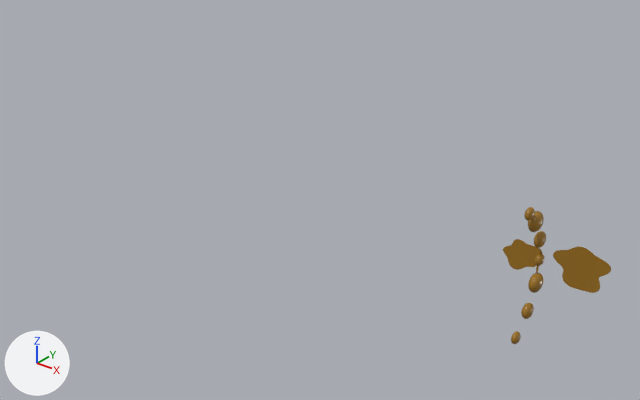
The glTF model models/main_shaft/fault_grease_leak.glb: old version first, new version second.
Rendered twice from a 50 mm lens placed at (1.9, -3.42, 2.33), pointed at (-1.2, 0.45, -0.07). Lighting does not change. The marker at lower left points along +X, +Y and +Z. The picture after the commit comes second. Vertices at exactly the same position are counted once.

The scene before the commit, as lines of its bpy script (objects in view):
```python
me_sphere = bpy.data.meshes.new('Sphere')
me_sphere.from_pydata(...)  # 3638 vertices, 7236 faces; spans x -0.21..0.262, y -0.041..0.535, z -0.035..0.767
me_sphere.materials.append(mat_grease)  # brown #9e731f
ob_fault_grease_leak = bpy.data.objects.new('fault_grease_leak', me_sphere)
ob_fault_grease_leak.location = (0.27, 0.265, -0.364)
```
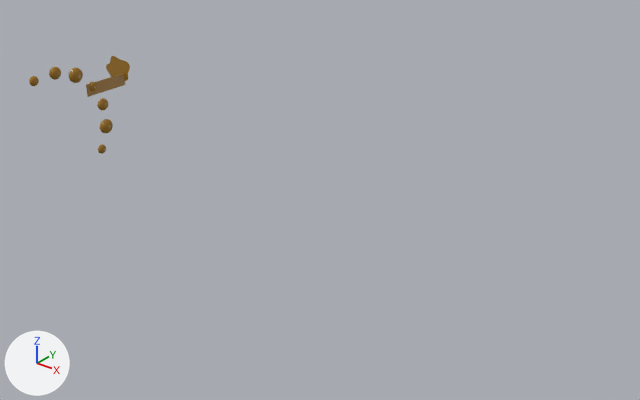
The change, as a diff of the scene's bpy script:
```diff
--- a/models/main_shaft/fault_grease_leak.glb.py
+++ b/models/main_shaft/fault_grease_leak.glb.py
@@ me_sphere @@
 # used by ob_fault_grease_leak; location = (0.27, 0.265, -0.364)
-me_sphere.from_pydata(...)  # 3638 vertices, 7236 faces; spans x -0.21..0.262, y -0.041..0.535, z -0.035..0.767
+me_sphere.from_pydata(...)  # 3510 vertices, 6984 faces; spans x -0.197..0.079, y -0.035..0.764, z -0.692..0.057
+# me_sphere part 1: the loose piece of 482 vertices spanning x -0.027..0.027, y 0.064..0.154, z 0.068..0.158 is moved by (0.0, 0.066, -0.1)
+# me_sphere part 2: the loose piece of 482 vertices spanning x -0.033..0.033, y 0.117..0.227, z 0.201..0.311 is moved by (0.0, 0.168, -0.3)
+# me_sphere part 3: the loose piece of 482 vertices spanning x -0.021..0.021, y 0.149..0.219, z 0.355..0.425 is moved by (0.0, 0.286, -0.551)
+# me_sphere part 4: the loose piece of 482 vertices spanning x -0.027..0.027, y 0.112..0.202, z 0.477..0.567 is moved by (0.0, 0.388, -0.84)
+# me_sphere part 5: the loose piece of 482 vertices spanning x -0.033..0.033, y 0.022..0.132, z 0.602..0.712 is moved by (0.0, 0.475, -1.15)
+# me_sphere part 6: the loose piece of 482 vertices spanning x -0.021..0.021, y -0.041..0.029, z 0.697..0.767 is moved by (0.0, 0.497, -1.389)
+# me_sphere part 7: a new loose piece, a box spanning x 0.0..0.008, y 0.4177..0.7642, z -0.224..-0.134, in mat_grease (brown #9e731f)
+# me_sphere part 8: the loose piece of 128 vertices spanning x -0.21..0.011, y 0.182..0.185, z 0.286..0.468 is scaled about its middle by (1.25, 1, 1.25), then moved by (0.04, 0.579, -0.51)
+# me_sphere part 9: the loose piece of 128 vertices spanning x -0.071..0.262, y 0.532..0.535, z 0.078..0.345 is deleted
+# other edits to the shape of me_sphere do not show in these pictures
 me_sphere.materials.append(mat_grease)
@@ ob_fault_grease_leak @@
 ob_fault_grease_leak = bpy.data.objects.new('fault_grease_leak', me_sphere)
-ob_fault_grease_leak.location = (0.27, 0.265, -0.364)
+ob_fault_grease_leak.location = (-3.23, -0.118, 0.424)
```

Changed parts and their boxes [x1, y1, x2, y2] in the pictures (640 x 400 px; the box of a moved part takes in the faces that stretch with it):
'fault_grease_leak', reshaped, moved (6% narrower, 28% shorter): before [503, 207, 611, 344]; after [29, 56, 130, 154]
part 1 of me_sphere, moved or reshaped: before [521, 303, 534, 319]; after [49, 67, 61, 80]
part 2 of me_sphere, moved or reshaped: before [528, 273, 543, 293]; after [69, 68, 83, 83]
part 3 of me_sphere, moved or reshaped: before [535, 254, 544, 266]; after [89, 82, 97, 91]
part 4 of me_sphere, moved or reshaped: before [534, 231, 546, 248]; after [97, 98, 108, 110]
part 5 of me_sphere, moved or reshaped: before [528, 211, 544, 232]; after [100, 119, 113, 133]
part 6 of me_sphere, moved or reshaped: before [524, 207, 535, 221]; after [98, 144, 106, 154]
part 7 of me_sphere, added (brown): after [86, 73, 125, 97]
part 8 of me_sphere, moved or reshaped: before [503, 239, 542, 270]; after [106, 56, 130, 81]
part 9 of me_sphere, deleted (brown): before [553, 246, 611, 293]
